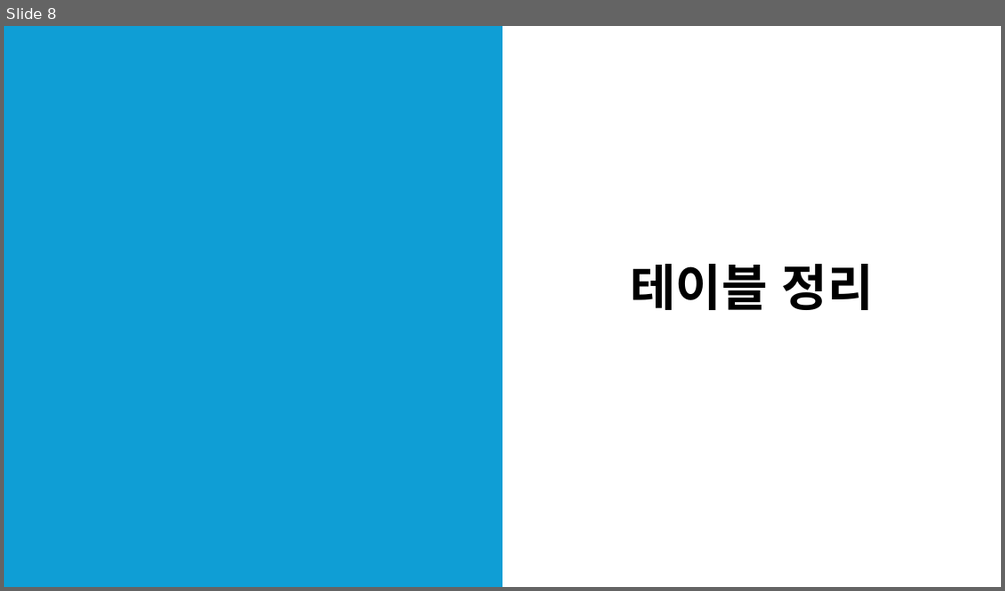
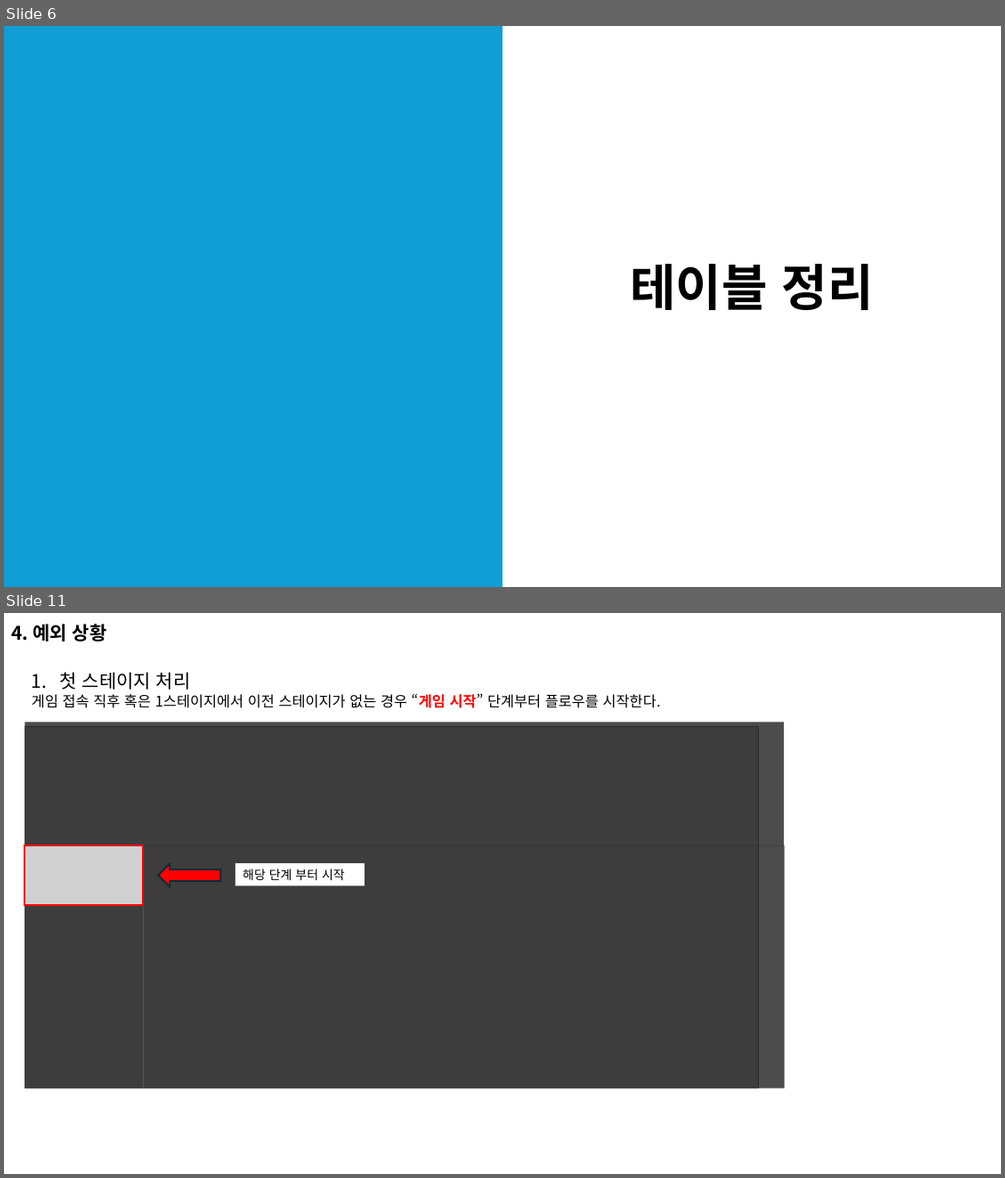
Before and after one commit to EpicRocket/SProjectDesign, a slide deck: Design/시스템 문서/게임 시작 플로우.pptx. Shown one above the other, each under a label of ours: slide 8 before the commit, slides 6 and 11 after it; the slides between them are not shown. The pictures are 1005x591 and 1005x1178 pixels, drawn with LibreOffice and Linux fonts; fonts in the diff are those of the drawing; grey boxes stand for pictures; background and template pictures are left out. Boxes give left, top, right and bottom in pixels: in the first picture for what was removed or moved away, otherwise in the second. Text is boxed around its words. In the diff, an @@ line names an element or a change of style, - is before the commit and + after.

Commit message:
#Add
- 게임 시작 플로우 기획 추가
- 관련 테이블 최신화

```diff
--- a/Design/시스템 문서/게임 시작 플로우.pptx
+++ b/Design/시스템 문서/게임 시작 플로우.pptx
@@ slide 11 added at box(4, 613, 1001, 1174), background picture (left out) @@
@@ text added at box(11, 624, 107, 641), 18 pt, text #000000, bold @@
+4. 예외 상황
@@ text added at box(32, 672, 661, 708), 14 pt, text #000000 @@
+1. 첫 스테이지 처리
+게임 접속 직후 혹은 1스테이지에서 이전 스테이지가 없는 경우 “게임 시작” 단계부터 플로우를 시작한다.
@@ group added at box(25, 722, 785, 1088): 4 rectangles, 1 picture @@
@@ right arrow added at box(158, 863, 220, 887), fill #FF0000, outline #092A39 1.5 pt @@
@@ rectangle added at box(235, 863, 364, 886), fill #FFFFFF, 12 pt, text #000000 @@
+해당 단계 부터 시작
@@ page number added at box(945, 1121, 1001, 1145), 24 pt, text #FFFFFF, bold @@
+11
@@ what was slide 8 is now slide 6 @@
```
Also in this commit, not shown: 3 slides changed, 3 other slides added, 2 slides removed, 2 other files.
